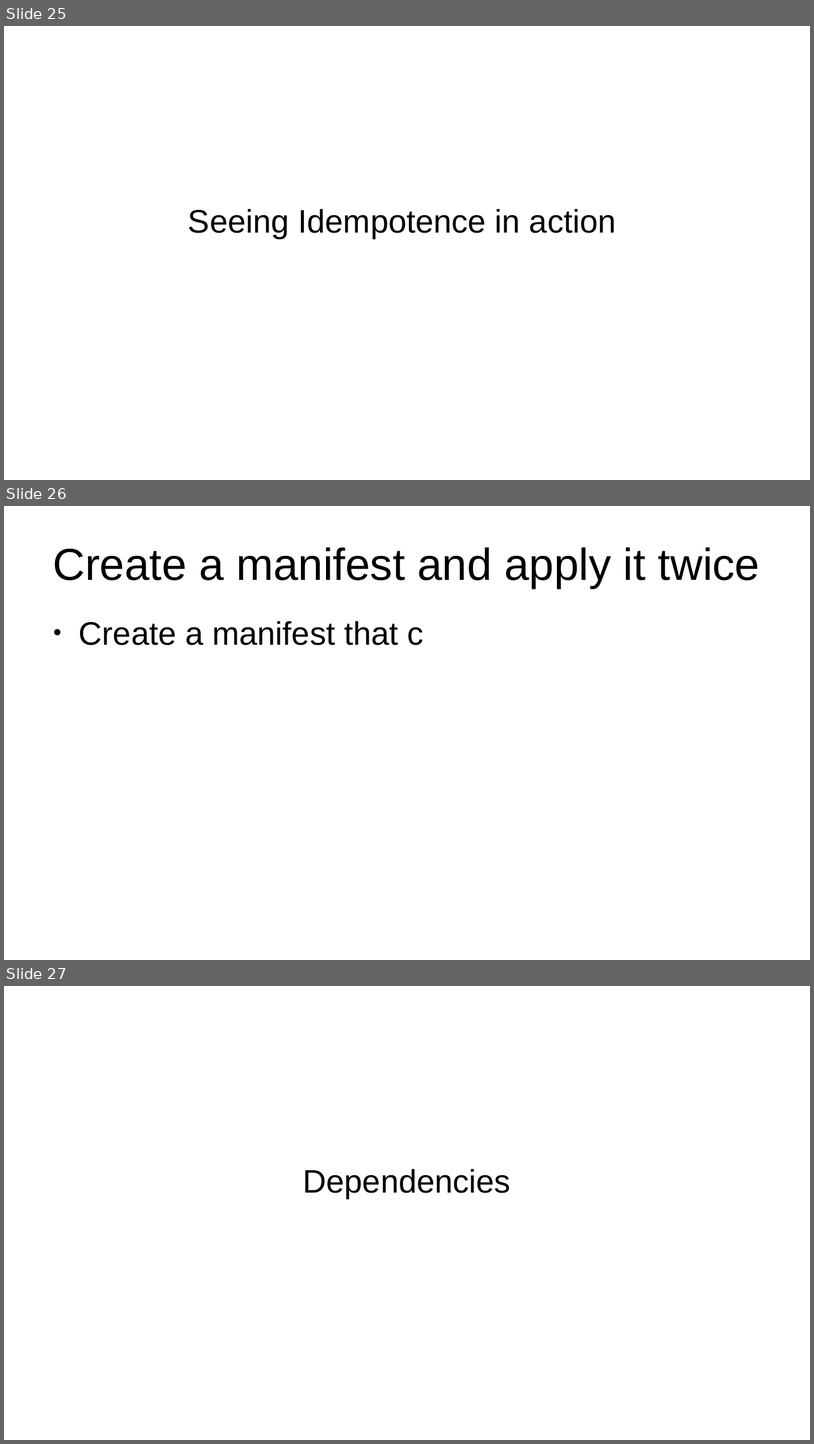
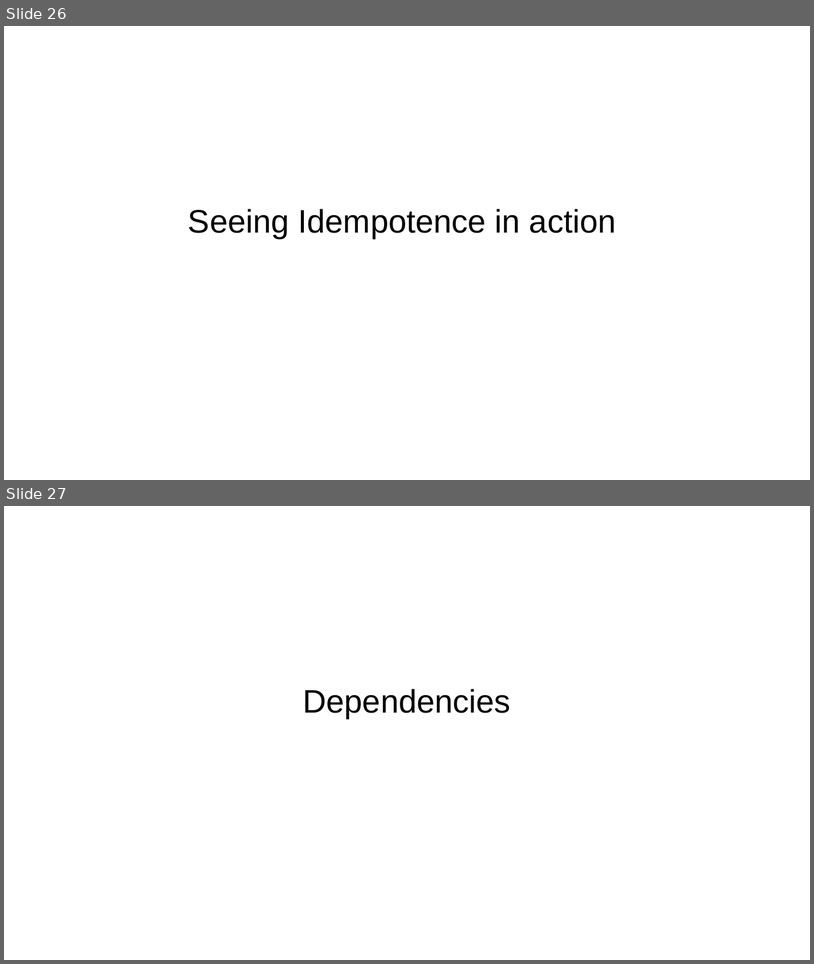
Before and after one commit to veltzer/teaching-puppet, a slide deck: slides.odp. Shown one above the other, each under a label of ours: slides 25, 26 and 27 before the commit, slides 26 and 27 after it. The pictures are 814x1444 and 814x964 pixels, drawn with LibreOffice and Linux fonts; fonts in the diff are those of the drawing. Boxes give left, top, right and bottom in pixels: in the first picture for what was removed or moved away, otherwise in the second. Text is boxed around its words. In the diff, an @@ line names an element or a change of style, - is before the commit and + after.

```diff
--- a/slides.odp
+++ b/slides.odp
@@ slide 26 removed at bbox=[4, 506, 810, 960], background #FFFFFF @@
@@ title removed at bbox=[53, 547, 761, 588] @@
-Create a manifest and apply it twice
@@ text removed at bbox=[79, 621, 424, 645] @@
-● Create a manifest that c
@@ what was slide 25 is now slide 26 @@
```
Also in this commit, not shown: 1 slide changed, 12 slides added, 4 other files.
